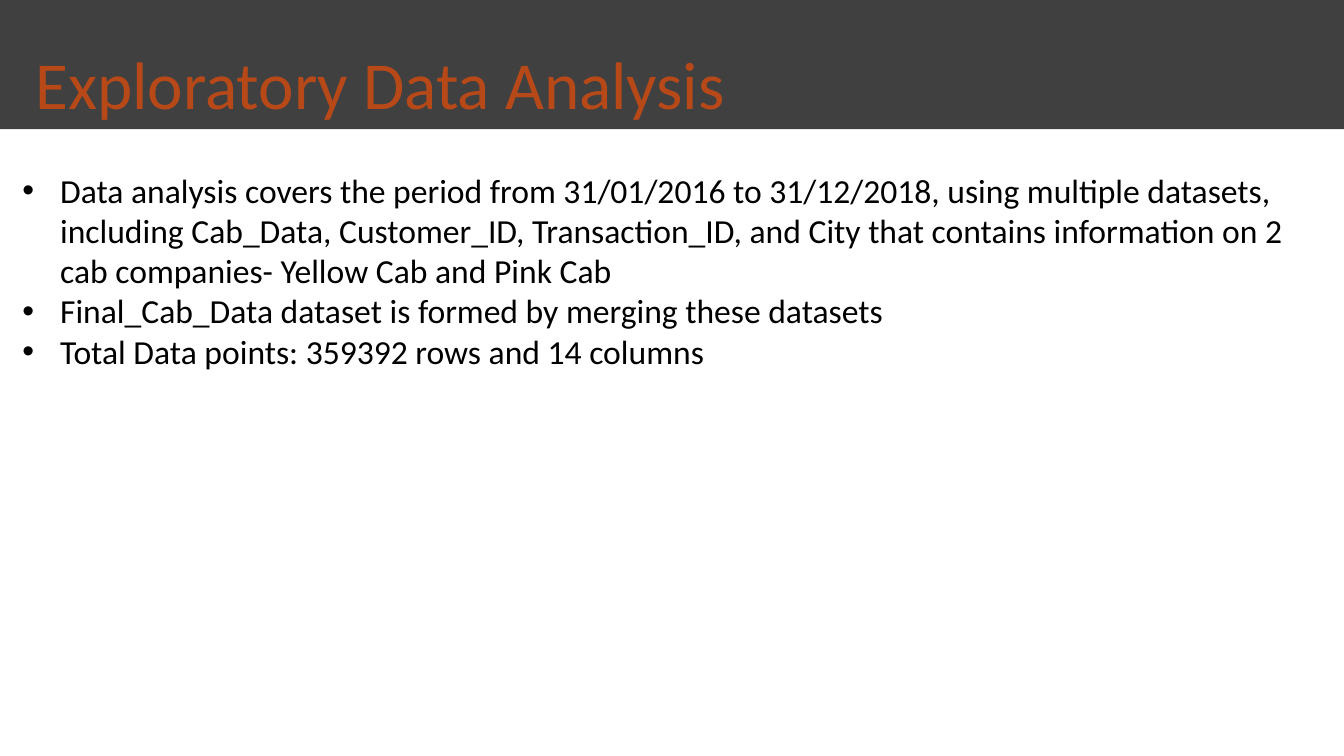
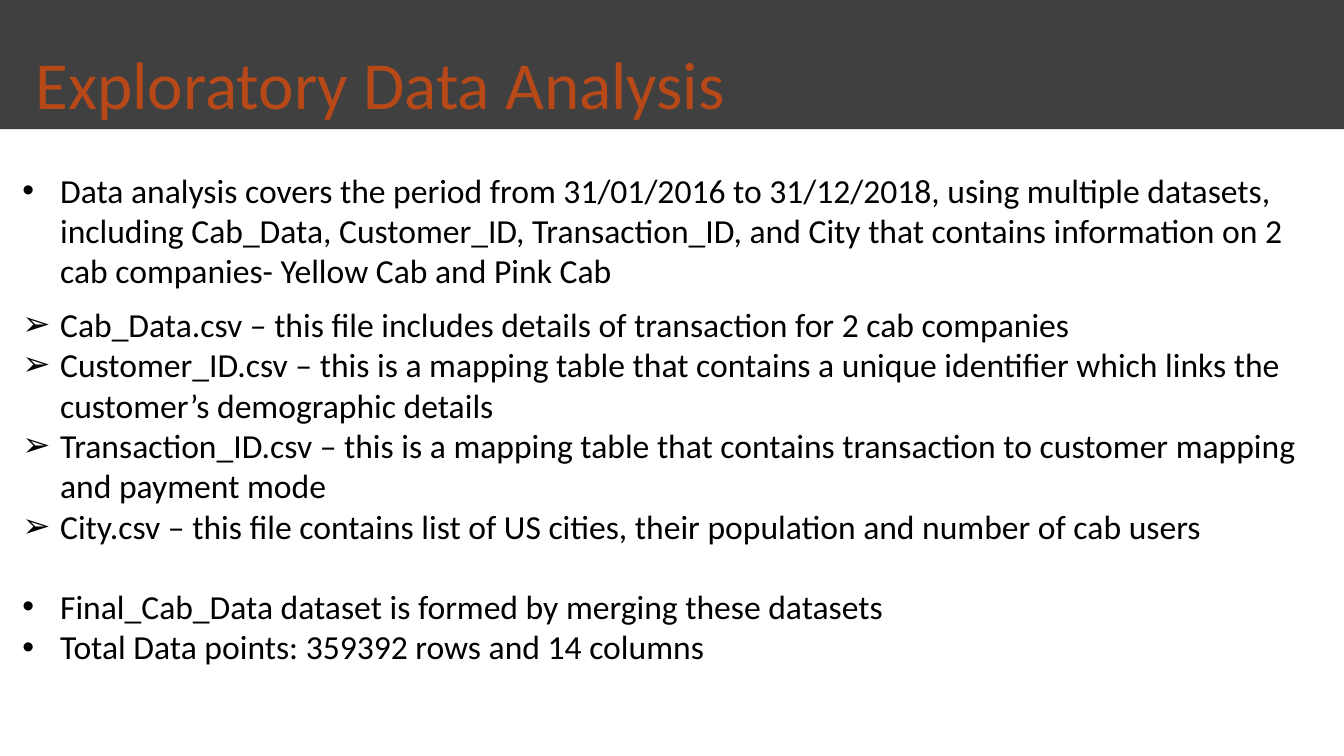
Before and after one commit to NazriJasmal/Data-Science-Intern-at-Data-Glacier, a slide deck: slide 6 of Week3- Project Presentation/G2M Case Study.pptx. Drawn at 1344x756 pixels with LibreOffice and Linux fonts; fonts in the diff are those of the drawing. Boxes give left, top, right and bottom in pixels: in the first picture for what was removed or moved away, otherwise in the second. Text is boxed around its words. In the diff, an @@ line names an element or a change of style, - is before the commit and + after.

```diff
--- a/Week3- Project Presentation/G2M Case Study.pptx
+++ b/Week3- Project Presentation/G2M Case Study.pptx
@@ text at (60, 313, 1295, 545): paragraphs added @@
+➢ Cab_Data.csv – this file includes details of transaction for 2 cab companies
+➢ Customer_ID.csv – this is a mapping table that contains a unique identifier which links the customer’s demographic details
+➢ Transaction_ID.csv – this is a mapping table that contains transaction to customer mapping and payment mode
+➢ City.csv – this file contains list of US cities, their population and number of cab users
```
Also in this commit, not shown: 1 other slide changed, 1 other file.
